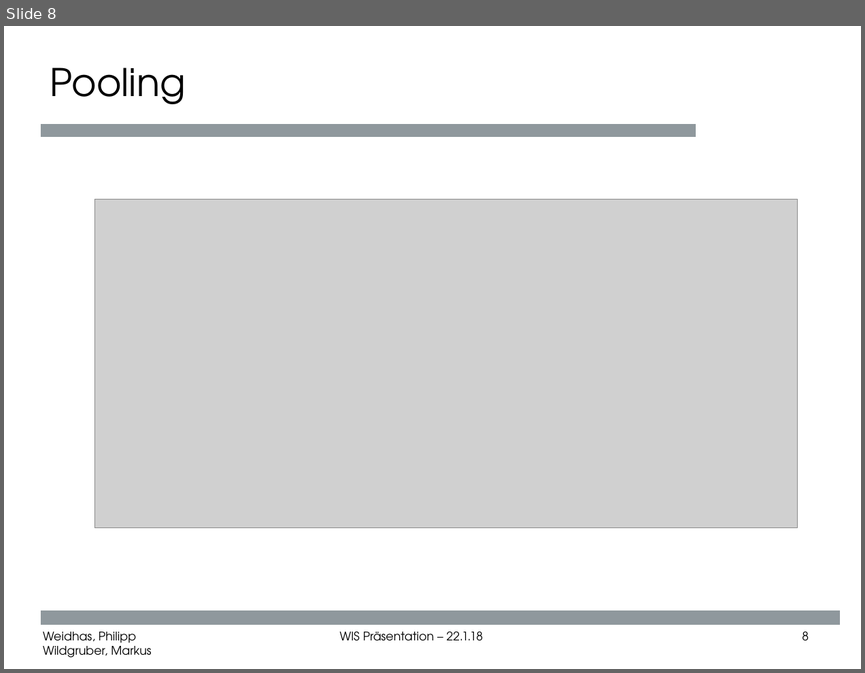
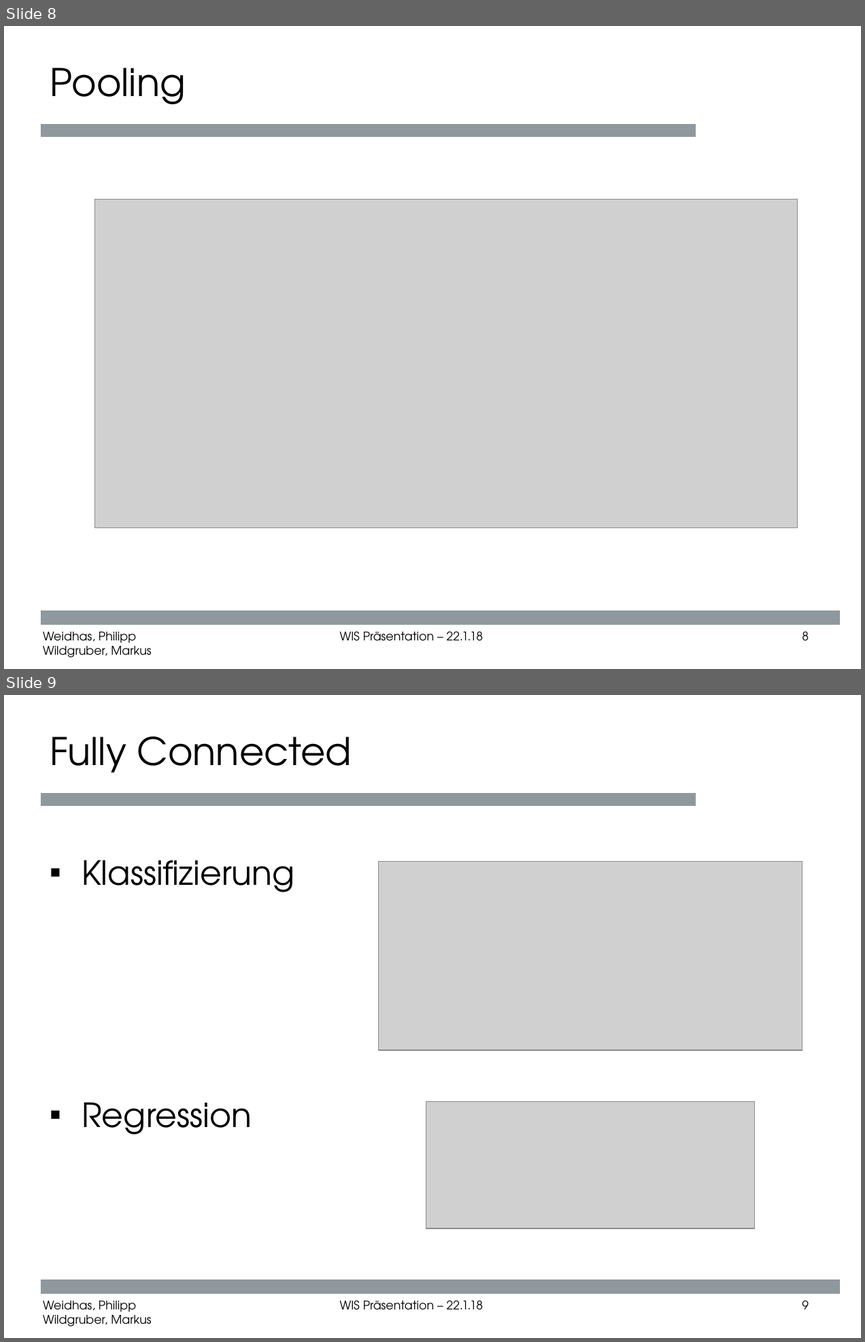
Before and after one commit to Gschmagee/WIS_MUSIC_RECOMMENDATION, a slide deck: PraesentationWis.ppt. Shown one above the other, each under a label of ours: slide 8 before the commit, slides 8 and 9 after it. The pictures are 865x673 and 865x1342 pixels, drawn with LibreOffice and Linux fonts; fonts in the diff are those of the drawing; grey boxes stand for pictures; background and template pictures are left out. Boxes give left, top, right and bottom in pixels: in the first picture for what was removed or moved away, otherwise in the second. Text is boxed around its words. In the diff, an @@ line names an element or a change of style, - is before the commit and + after.

```diff
--- a/PraesentationWis.ppt
+++ b/PraesentationWis.ppt
@@ slide 9 added at box(4, 695, 861, 1338), background #FFFFFF; not listed: 2 template elements that a slide beside it also shows @@
@@ title added at box(50, 736, 352, 773), 32 pt, text #000000 @@
+Fully Connected
@@ text added at box(82, 860, 294, 1134), 28 pt, text #000000 @@
+▪ Klassifizierung
+▪ Regression
@@ picture added at box(379, 861, 802, 1050) @@
@@ picture added at box(426, 1101, 753, 1228) @@
@@ text added at box(43, 1300, 151, 1326), 10 pt, text #000000 @@
+Weidhas, Philipp
+Wildgruber, Markus
@@ text added at box(340, 1300, 483, 1310), 10 pt, text #000000 @@
+WIS Präsentation – 22.1.18
@@ page number added at box(802, 1300, 808, 1309), 10 pt, text #000000 @@
+9
```
Also in this commit, not shown: 2 slides changed, 7 other files.
